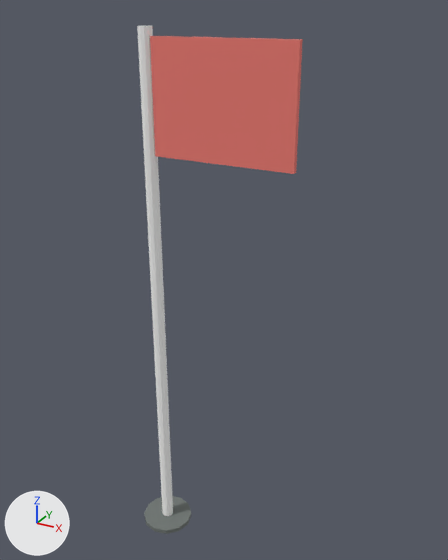
Before and after pictures for a commit that changed the glTF model web/public/models/golf-flag.glb.
The view is the same before and after, from a camera (50 mm lens) standing at (0.507, -0.858, 1.026) and looking at (0.013, 0.04, 0.577). The lights are fixed; the arrows at lower left show +X, +Y and +Z. The picture after the commit comes second. Vertices at exactly the same position are counted once.

In view in the first picture: 'golf-flag'.
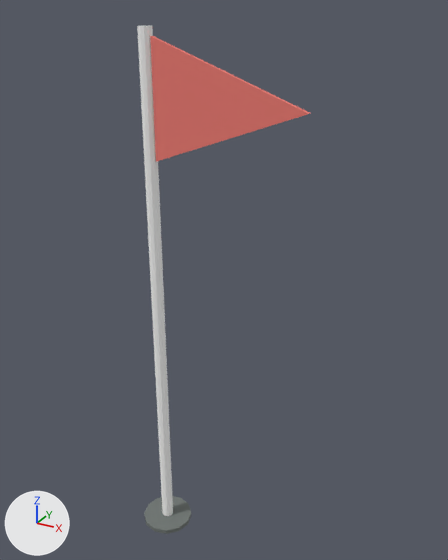
The newer file is also turned or shifted as a whole; pictures and numbers use the older file's frame.

Where the change shows, as pixel boxes [x1, y1, x2, y2] in the pictures (448 x 560 px):
'golf-flag', reshaped: before [137, 26, 303, 534]; after [137, 26, 310, 534]
part 1 of me_golf_flag, cut back: before [150, 36, 303, 174]; after [150, 36, 310, 162]

The change in detail:
me_golf_flag is used by ob_golf_flag; location (0.0, 0.0, 0.0).
me_golf_flag had 60 vertices, 108 faces and spanned x -0.157..0.157, y -0.052..0.052, z 0.0..1.0.
me_golf_flag now has 78 vertices, 144 faces and spans x -0.157..0.176, y -0.052..0.052, z 0.0..1.0.
Part 1, on me_golf_flag:
2 faces are deleted.
8 vertices move from x -0.093..0.157, y -0.005..0.005, z 0.798..0.985 to x -0.093..-0.048, y -0.004..0.004, z 0.788..0.985.
9 vertices are added at x -0.004..0.176, y -0.004, z 0.821..0.953.
9 new vertices lie (0.0, 0.008, 0.0) away from vertices in x -0.004..0.176, y -0.004, z 0.821..0.953.
38 new faces join them, mat_pennant (red #ef7c73).
